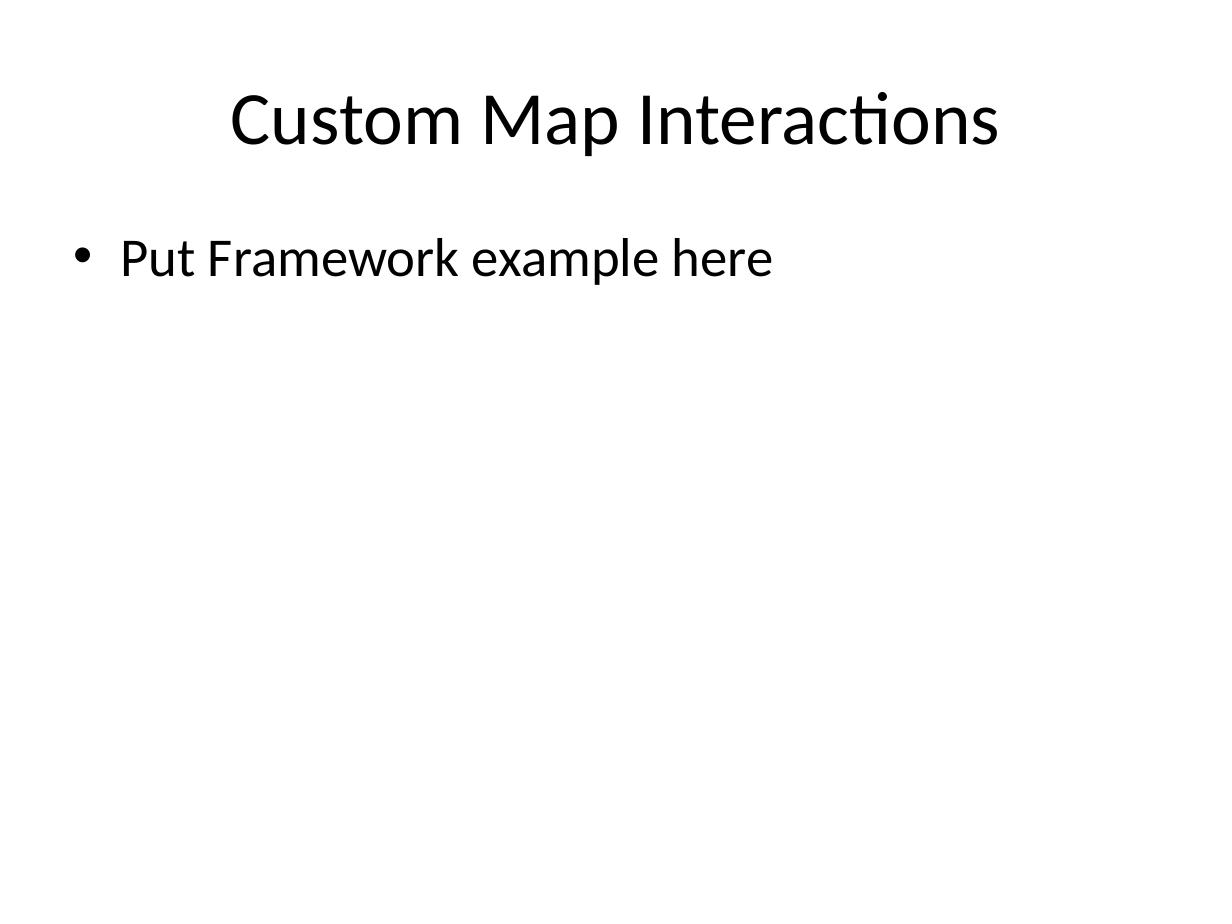
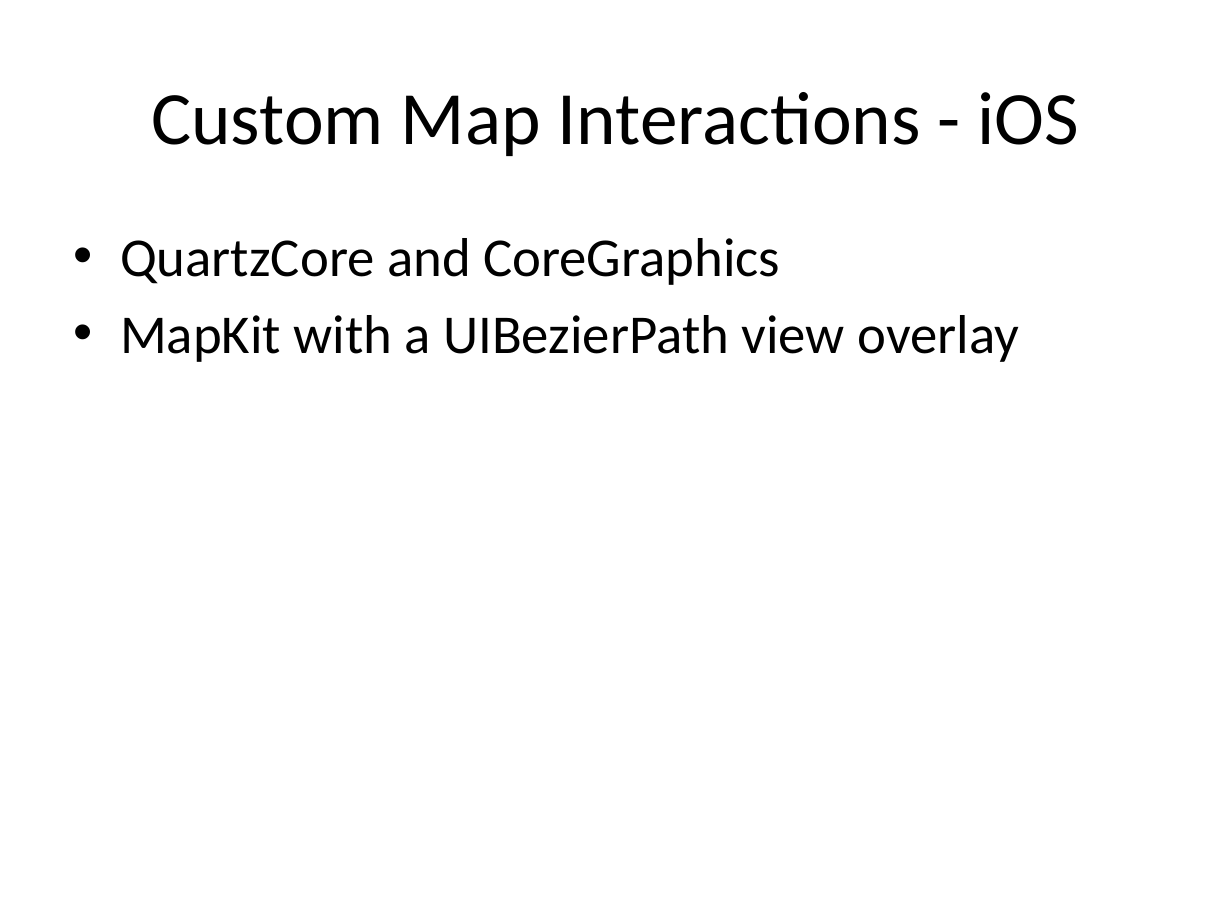
Before and after one commit to dayelostraco/SuperHappyDevDay, a slide deck: slide 13 of SHDD Mobile Presentation.pptx (slide 10 before the commit). Drawn at 1232x924 pixels with LibreOffice and Linux fonts; fonts in the diff are those of the drawing. Boxes give left, top, right and bottom in pixels: in the first picture for what was removed or moved away, otherwise in the second. Text is boxed around its words. In the diff, an @@ line names an element or a change of style, - is before the commit and + after.

```diff
--- a/SHDD Mobile Presentation.pptx
+++ b/SHDD Mobile Presentation.pptx
@@ title at (151, 92, 1080, 156): text changed @@
-Custom Map Interactions
+Custom Map Interactions - iOS
@@ text at (120, 238, 1019, 362): text changed @@
-• Put Framework example here
+• QuartzCore and CoreGraphics
+• MapKit with a UIBezierPath view overlay
```
Also in this commit, not shown: 19 other slides changed, 7 slides added, 1 slide removed.
